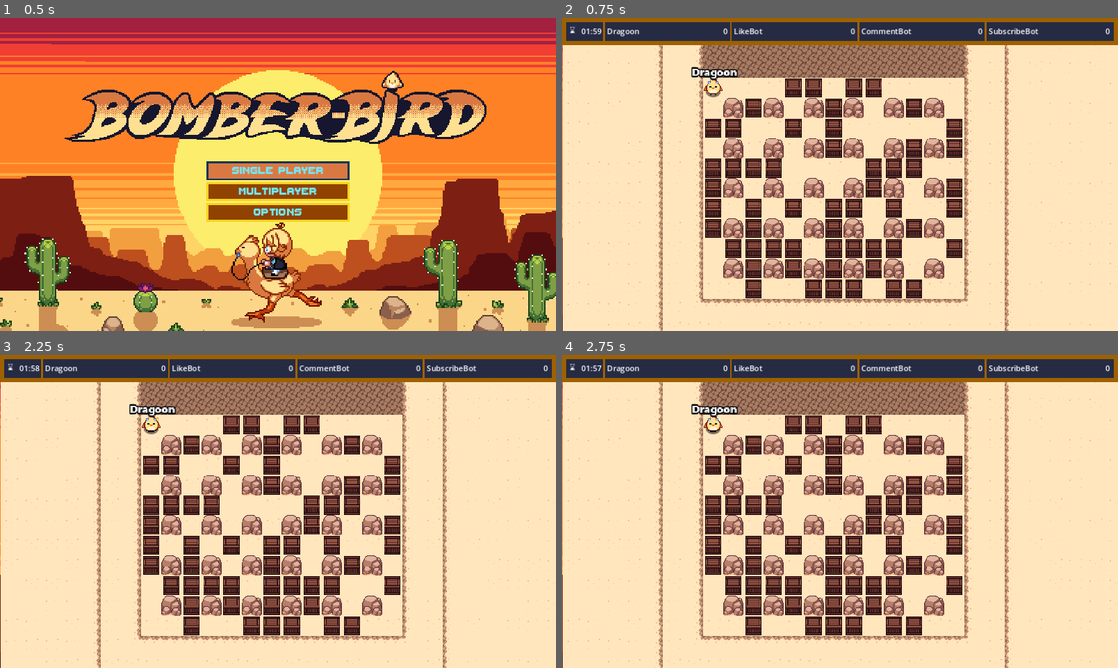
Above: before the commit, frames 1-4 (two rows, left to right).
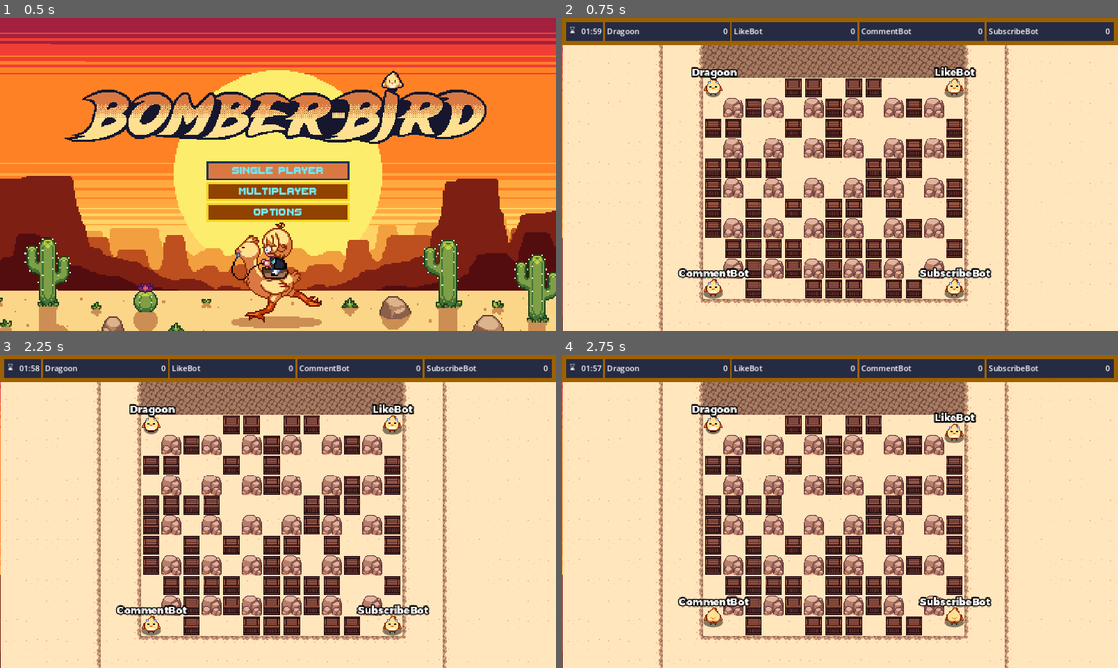
Above: after the commit, the same moments.

Repository: Dragoon-Project-Squad/bomberbird
Game: Godot game, scene res://scenes/main_menu.tscn
The game is run twice, just before and just after one commit, with the same random seed, the same clock (stepped at 60 frames per second) and the same inputs. Sound files missing from this copy of the repository are replaced by a short silence.
Inputs:
- Up to frame 1 (0.5 s): no input
- Up to frame 2 (0.75 s): click "Single Player" at 0.5 s
- Up to frame 3 (2.25 s): click "Single Player" at 1.25 s; click "Multiplayer" at 2 s
- Up to frame 4 (2.75 s): no input

Frame 1 is identical in both runs. In frame 2, 1.5% of the frame differs, in the area x 20-78%, y 15-90%; in frame 3, 1.5%; in frame 4, 1.5%, in the area x 20-78%, y 18-88%.
Error before the commit: Invalid access to property or key 'autostart' on a base object of type 'null instance'. (res://scripts/ai_player.gd:27)

Commit message:
Fix to AI not moving

Diff:
--- a/scenes/ai_player.tscn
+++ b/scenes/ai_player.tscn
@@ -7,6 +7,8 @@
 [ext_resource type="FontFile" uid="uid://knb8u535cfkw" path="res://montserrat.otf" id="5_qbktl"]
 [ext_resource type="Script" path="res://scripts/human_player_controls.gd" id="6_rxnmx"]
 [ext_resource type="AudioStream" uid="uid://c3dded4qppq4" path="res://sound/fx/playerhurt.wav" id="7_raw0p"]
+[ext_resource type="Script" path="res://scripts/ai_state/ai_state_machine.gd" id="8_5j1t4"]
+[ext_resource type="Script" path="res://scripts/ai_state/ai_wander.gd" id="9_67dp8"]
 
 [sub_resource type="CircleShape2D" id="CircleShape2D_n0cfd"]
 radius = 15.9
@@ -345,7 +347,7 @@
 z_index = 10
 texture_filter = 1
 collision_layer = 2
-collision_mask = 29
+collision_mask = 31
 motion_mode = 1
 script = ExtResource("1_ql62k")
 synced_position = Vector2(649, 72)
@@ -372,7 +374,6 @@
 
 [node name="Hitbox" type="CollisionShape2D" parent="."]
 shape = SubResource("CircleShape2D_n0cfd")
-disabled = true
 
 [node name="AnimationPlayer" type="AnimationPlayer" parent="."]
 libraries = {
@@ -404,12 +405,9 @@
 [node name="HurtSoundPlayer" type="AudioStreamPlayer" parent="."]
 stream = ExtResource("7_raw0p")
 
-[node name="NavigationAgent2D" type="NavigationAgent2D" parent="."]
-avoidance_enabled = true
-
-[node name="Timer" type="Timer" parent="NavigationAgent2D"]
-one_shot = true
-
-[connection signal="navigation_finished" from="NavigationAgent2D" to="." method="_on_navigation_agent_2d_navigation_finished"]
-[connection signal="velocity_computed" from="NavigationAgent2D" to="." method="_on_navigation_agent_2d_velocity_computed"]
-[connection signal="timeout" from="NavigationAgent2D/Timer" to="." method="_on_timer_timeout"]
+[node name="StateMachine" type="Node" parent="." node_paths=PackedStringArray("initial_state")]
+script = ExtResource("8_5j1t4")
+initial_state = NodePath("Wander")
+
+[node name="Wander" type="Node" parent="StateMachine"]
+script = ExtResource("9_67dp8")
--- a/scripts/ai_player.gd
+++ b/scripts/ai_player.gd
@@ -1,8 +1,8 @@
 extends Player
+class_name AIPlayer
 
 @onready var inputs = $Inputs
-@onready var anim_player = $anim
-@onready var timer = $AIActionTimer
+@onready var anim_player = $AnimationPlayer
 
 # AI Player specific vars
 var is_bombing = false #TODO: Setup condition for AI to bomb, and include is_bombing
@@ -24,7 +24,6 @@
 	world = get_parent().get_parent()
 	layer = world.get_node("Floor")
 	next_point = global_position
-	timer.autostart
 	player_type = "ai"
 	super()
 
--- a/scripts/ai_state/ai_state_machine.gd
+++ b/scripts/ai_state/ai_state_machine.gd
@@ -7,6 +7,7 @@
 
 # Called when the node enters the scene tree for the first time.
 func _ready():
+	print("Machine ready")
 	for child in get_children():
 		if child is State:
 			states[child.name.to_lower()] = child
--- a/scripts/ai_state/ai_wander.gd
+++ b/scripts/ai_state/ai_wander.gd
@@ -1,9 +1,8 @@
 extends State
 class_name AIWander
 
-signal state_changed
-
 func _enter():
+	print("Enter wander")
 	idle = true
 	currently_moving = false
 	set_area()
--- a/scripts/ai_state/state.gd
+++ b/scripts/ai_state/state.gd
@@ -1,5 +1,7 @@
 extends Node
 class_name State
+
+signal state_changed
 
 # Utils
 var world : World
Not shown: 1 places in scenes/ai_player.tscn that only renumber resources
